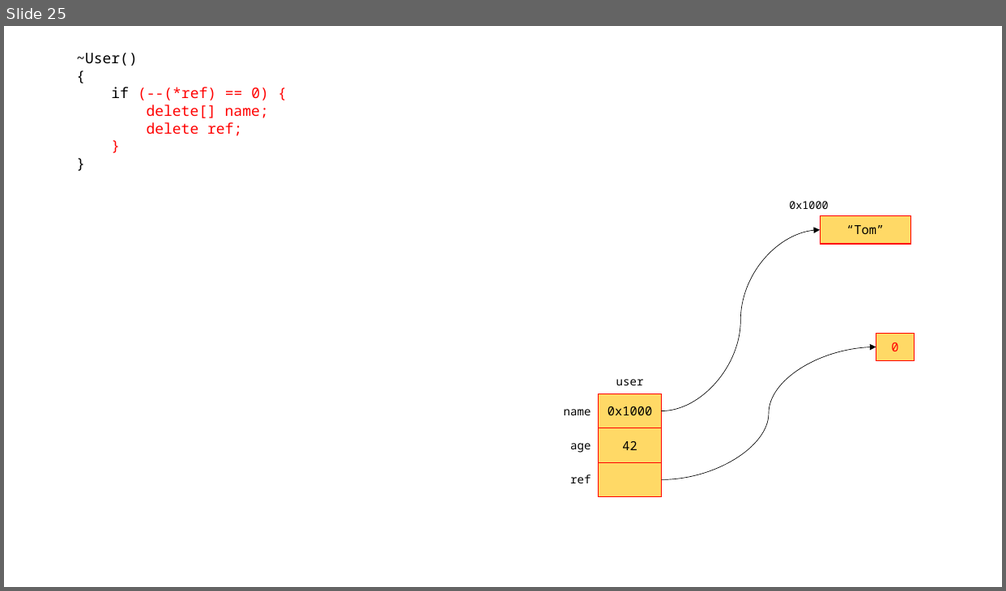
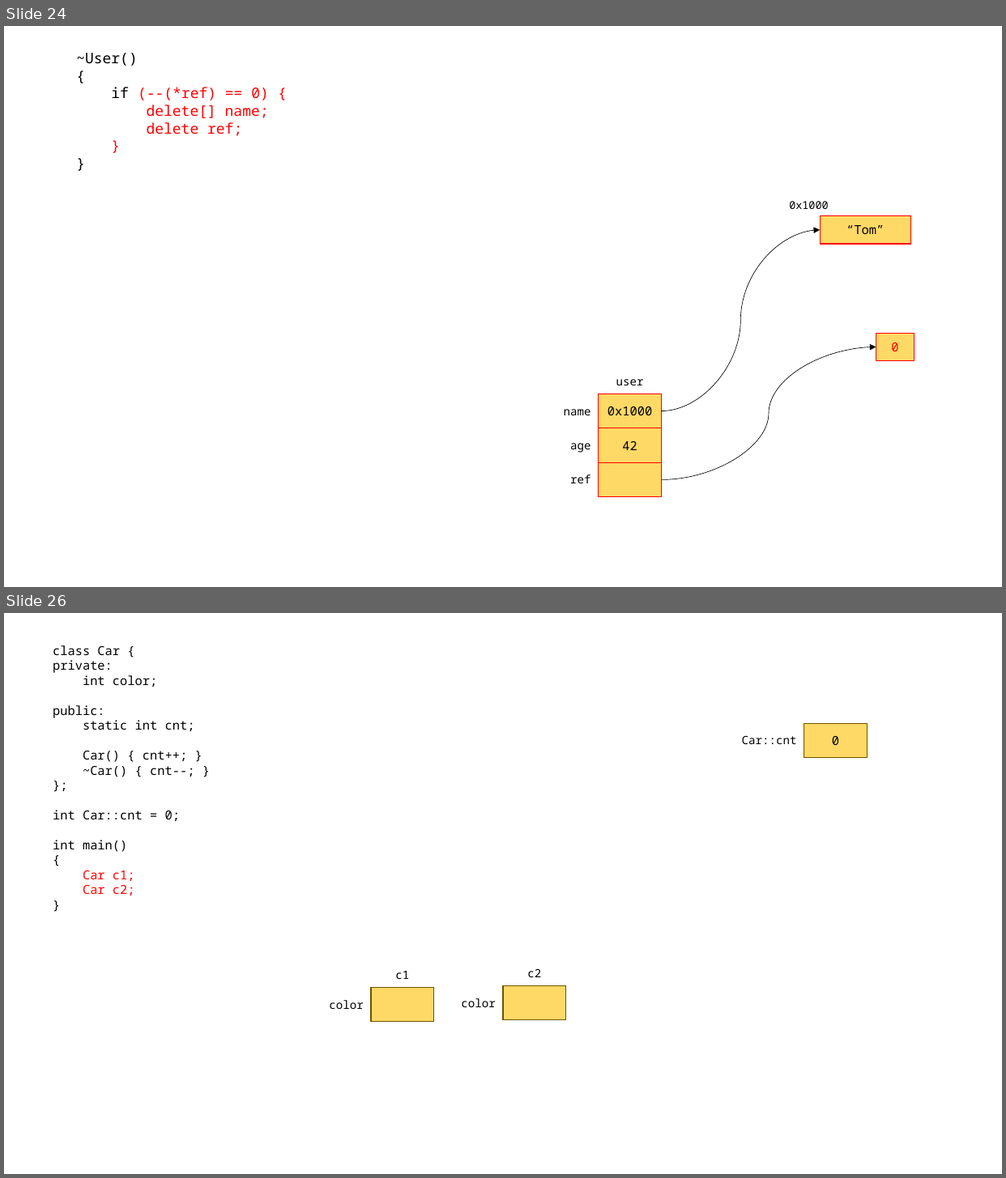
Before and after one commit to loopinf/hyundai_230612, a slide deck: 230612.pptx. Shown one above the other, each under a label of ours: slide 25 before the commit, slides 24 and 26 after it; the slides between them are not shown. The pictures are 1006x591 and 1006x1178 pixels, drawn with LibreOffice and Linux fonts; fonts in the diff are those of the drawing. Boxes give left, top, right and bottom in pixels: in the first picture for what was removed or moved away, otherwise in the second. Text is boxed around its words. In the diff, an @@ line names an element or a change of style, - is before the commit and + after.

```diff
--- a/230612.pptx
+++ b/230612.pptx
@@ slide 26 added at (4,613,1002,1174), background #FFFFFF @@
@@ text added at (53,645,195,896), 12 pt, text #000000 @@
+class Car {
+private:
+int color;
+public:
+static int cnt;
+Car() { cnt++; }
+~Car() { cnt--; }
+};
+int Car::cnt = 0;
+int main()
+{
+Car c1;
+Car c2;
+}
@@ rectangle added at (804,724,867,758), fill #FFD966, outline #705400 1 pt, 12 pt, text #000000 @@
+0
@@ text added at (742,735,797,744), 11 pt, text #000000 @@
+Car::cnt
@@ text added at (395,971,409,979), 11 pt, text #000000 @@
+c1
@@ text added at (527,969,541,977), 11 pt, text #000000 @@
+c2
@@ text added at (329,1000,363,1009), 11 pt, text #000000 @@
+color
@@ rectangle added at (371,988,434,1023), fill #FFD966, outline #705400 1 pt @@
@@ text added at (461,999,495,1007), 11 pt, text #000000 @@
+color
@@ rectangle added at (503,986,566,1020), fill #FFD966, outline #705400 1 pt @@
@@ what was slide 25 is now slide 24 @@
```
Also in this commit, not shown: 2 slides changed, 3 other files.
